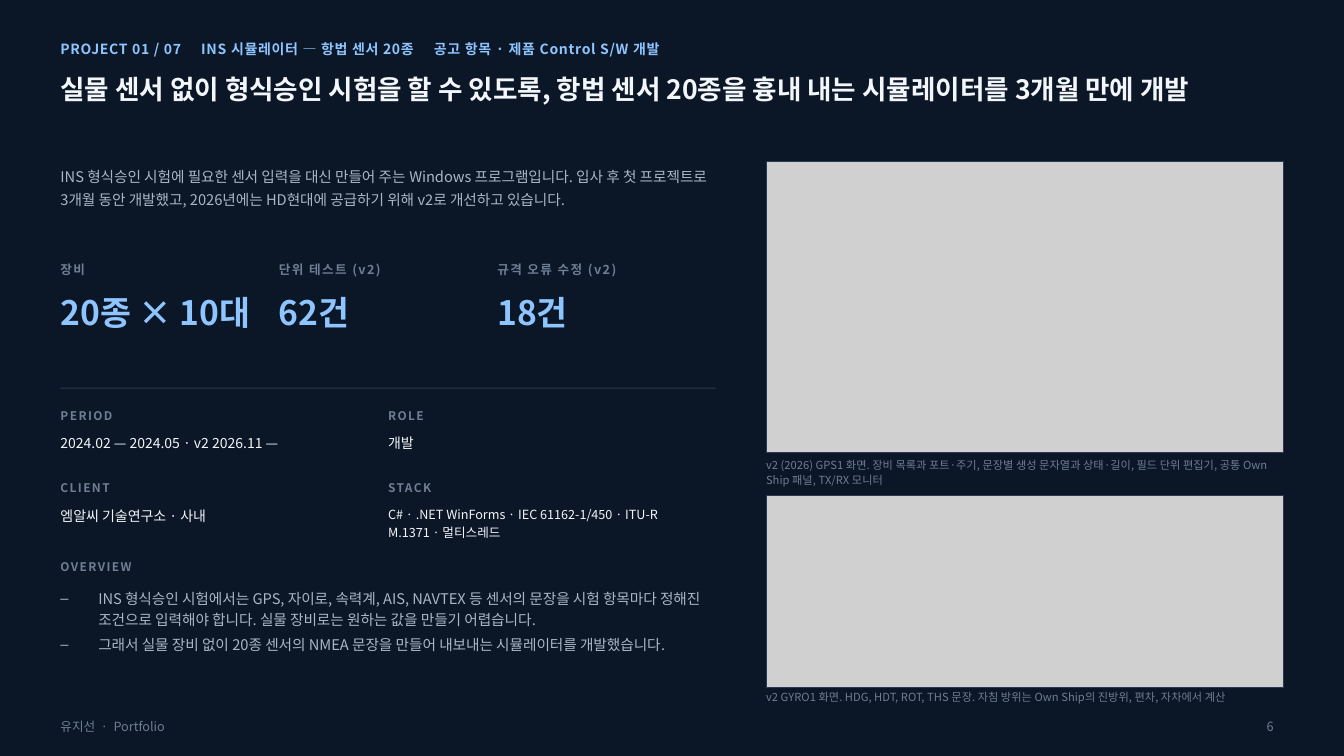
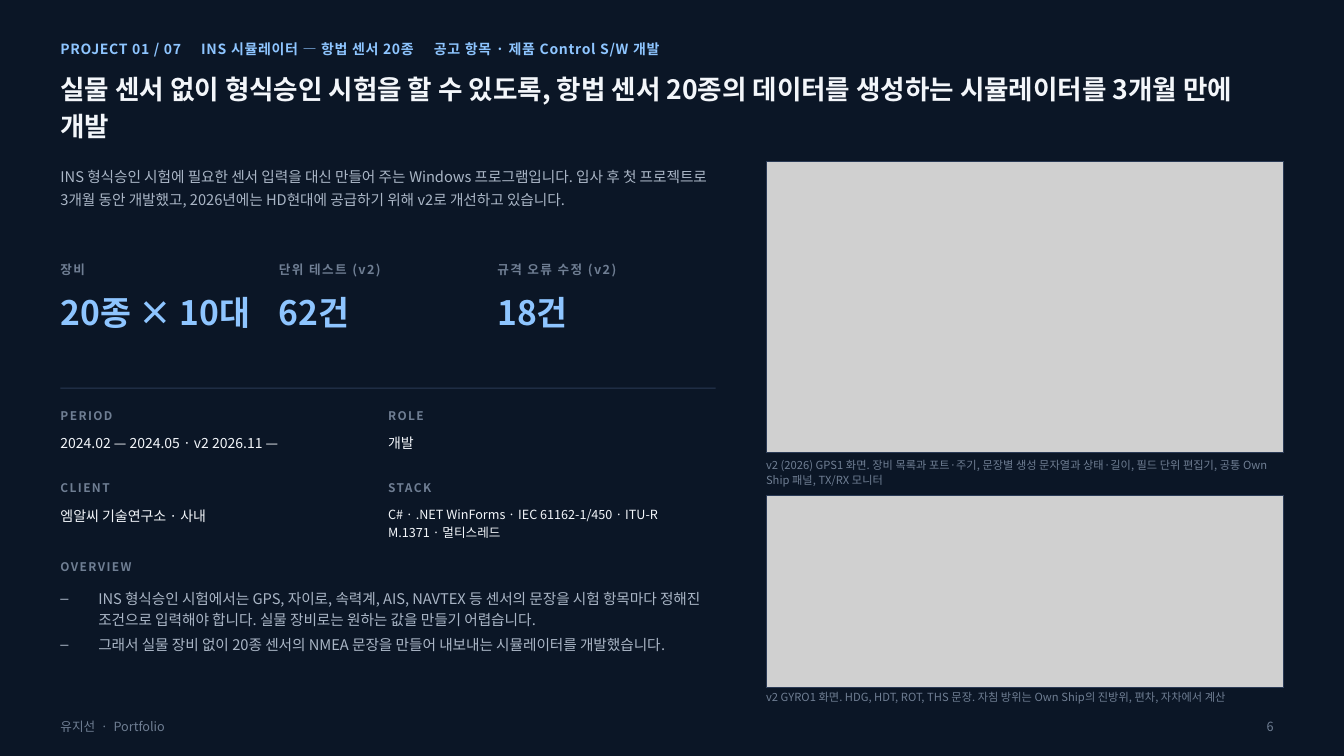
Before and after one commit to maintains00/portfolio, a slide deck: slide 6 of docs/포트폴리오_유지선.pptx. Drawn at 1344x756 pixels with LibreOffice and Linux fonts; fonts in the diff are those of the drawing; grey boxes stand for pictures. Boxes give left, top, right and bottom in pixels: in the first picture for what was removed or moved away, otherwise in the second. Text is boxed around its words. In the diff, an @@ line names an element or a change of style, - is before the commit and + after.

Commit message:
v5.3: 시뮬레이터 문구 수정

```diff
--- a/docs/포트폴리오_유지선.pptx
+++ b/docs/포트폴리오_유지선.pptx
@@ text at (60, 76, 1232, 139): text changed @@
-실물 센서 없이 형식승인 시험을 할 수 있도록, 항법 센서 20종을 흉내 내는 시뮬레이터를 3개월 만에 개발
+실물 센서 없이 형식승인 시험을 할 수 있도록, 항법 센서 20종의 데이터를 생성하는 시뮬레이터를 3개월 만에 개발
```
Also in this commit, not shown: 2 other files.
